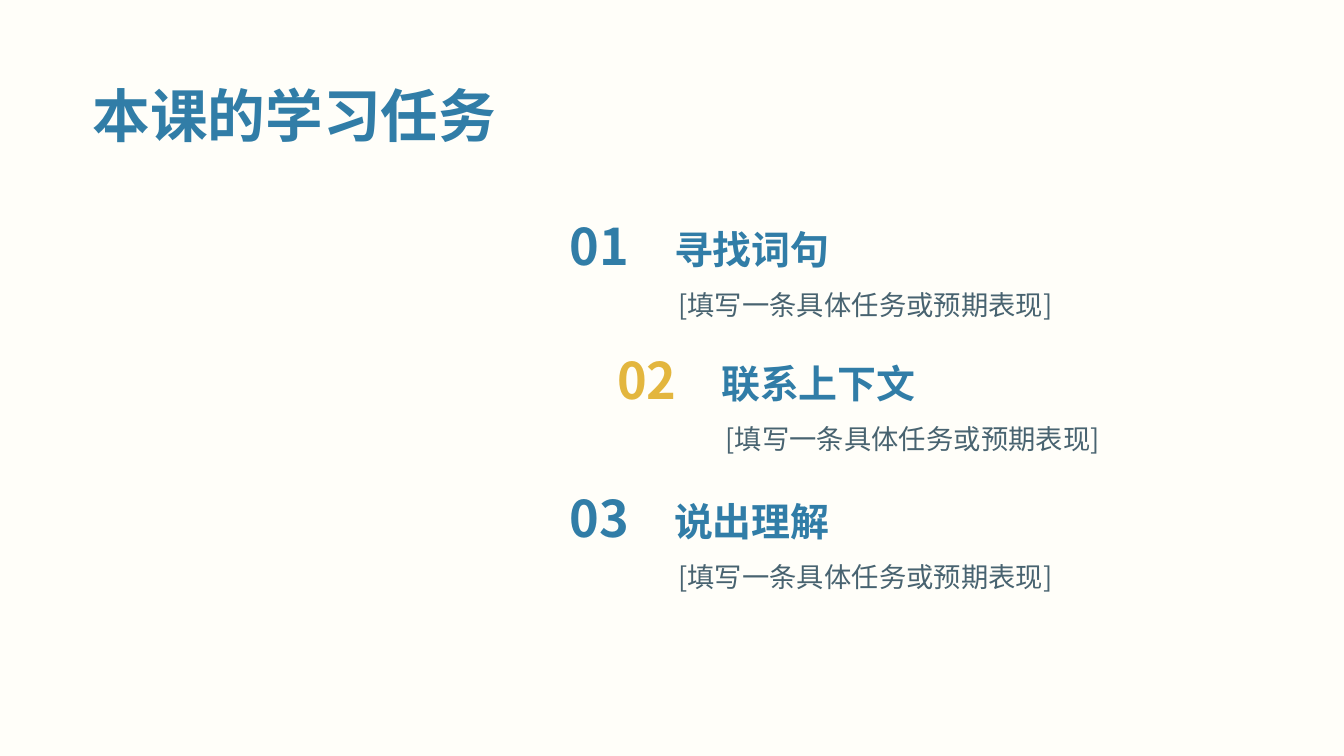
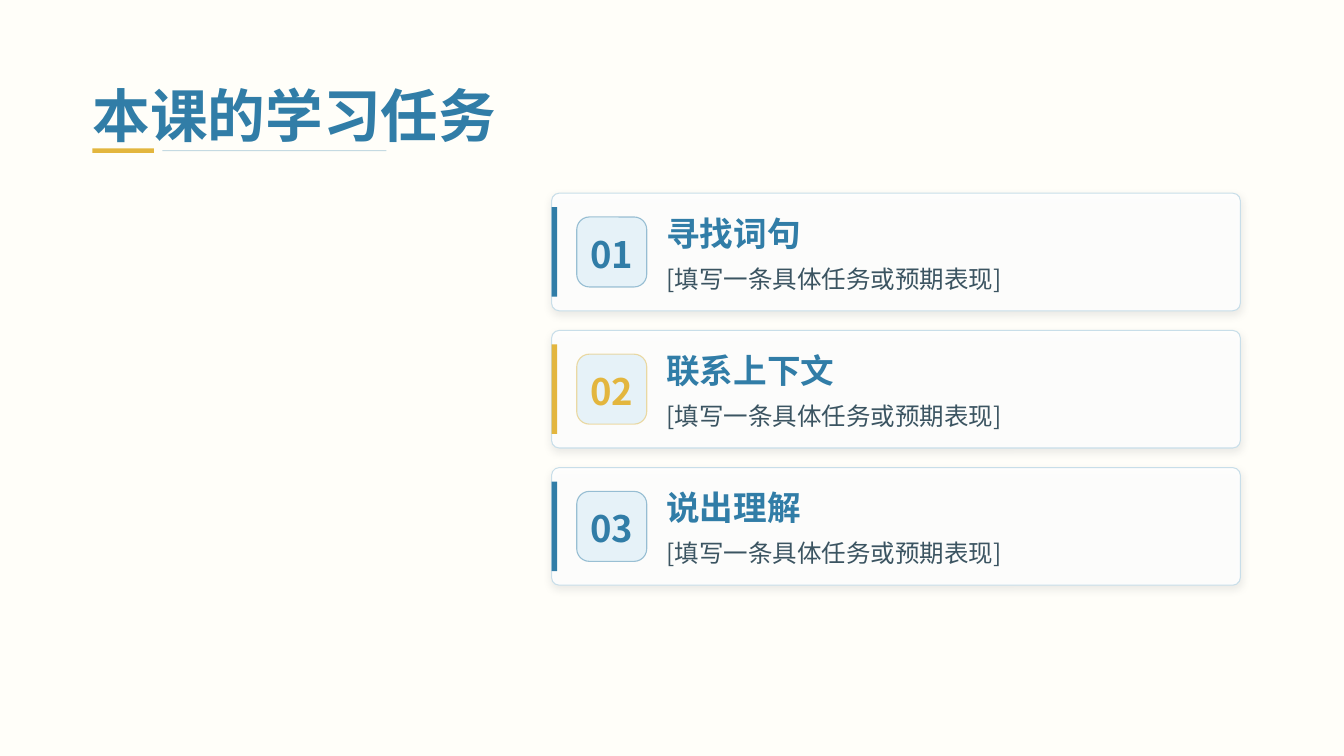
Before and after one commit to Daylily-Huang/Work-skills, a slide deck: slide 2 of skills/teacher-ppt/assets/templates/T20_湖蓝暖黄阅读.pptx. Drawn at 1344x756 pixels with LibreOffice and Linux fonts; fonts in the diff are those of the drawing; background and template pictures are left out. Boxes give left, top, right and bottom in pixels: in the first picture for what was removed or moved away, otherwise in the second. Text is boxed around its words. In the diff, an @@ line names an element or a change of style, - is before the commit and + after.

```diff
--- a/skills/teacher-ppt/assets/templates/T20_湖蓝暖黄阅读.pptx
+++ b/skills/teacher-ppt/assets/templates/T20_湖蓝暖黄阅读.pptx
@@ rectangle added at (93,148,154,152), fill #E3B63E @@
@@ rectangle added at (162,150,386,151), fill #317DA7 at 28% opacity @@
@@ rounded rectangle added at (552,194,1240,312), fill #FFFFFF at 88% opacity, outline #C8DEE9 0.75 pt @@
@@ rectangle added at (552,208,558,297), fill #317DA7 @@
@@ text "寻找词句": place and size @@
-text "寻找词句" at (674,231,829,268)
+text "寻找词句" at (666,217,800,249)
@@ text "01": place and size @@
-text "01" at (570,227,629,266)
+text "01" at (590,240,633,269)
@@ rounded rectangle added at (577,217,646,286), fill #E5F2F8 at 94% opacity, outline #317DA7 0.8 pt @@
@@ text "[填写一条具体任务或预期表现]": place and size @@
-text "[填写一条具体任务或预期表现]" at (678,292,1052,320)
+text "[填写一条具体任务或预期表现]" at (666,267,1001,292)
@@ rounded rectangle added at (552,331,1240,449), fill #FFFFFF at 88% opacity, outline #C8DEE9 0.75 pt @@
@@ rectangle added at (552,345,558,435), fill #E3B63E @@
@@ size 36 to 26 pt in 3 elements at (590,240,633,269), (590,514,633,543), (590,377,633,406) @@
@@ text "02": place and size @@
-text "02" at (617,361,676,400)
+text "02" at (590,377,633,406)
@@ rounded rectangle added at (577,354,646,423), fill #E5F2F8 at 94% opacity, outline #E3B63E 0.8 pt @@
@@ size 27.8 to 24 pt in 3 elements at (666,491,800,523), (666,217,800,249), (666,354,834,386) @@
@@ text "联系上下文": place and size @@
-text "联系上下文" at (721,364,915,402)
+text "联系上下文" at (666,354,834,386)
@@ size 19.5 to 17.5 pt, text colour #486370 to #3B5461 in 3 elements at (666,541,1001,566), (666,267,1001,292), (666,404,1001,429) @@
@@ text "[填写一条具体任务或预期表现]": place and size @@
-text "[填写一条具体任务或预期表现]" at (726,426,1100,454)
+text "[填写一条具体任务或预期表现]" at (666,404,1001,429)
@@ rounded rectangle added at (552,468,1240,586), fill #FFFFFF at 88% opacity, outline #C8DEE9 0.75 pt @@
@@ rectangle added at (552,482,558,572), fill #317DA7 @@
@@ text "03": place and size @@
-text "03" at (570,499,629,538)
+text "03" at (590,514,633,543)
@@ rounded rectangle added at (577,492,646,562), fill #E5F2F8 at 94% opacity, outline #317DA7 0.8 pt @@
@@ text "说出理解": place and size @@
-text "说出理解" at (674,503,829,540)
+text "说出理解" at (666,491,800,523)
@@ text "[填写一条具体任务或预期表现]": place and size @@
-text "[填写一条具体任务或预期表现]" at (678,564,1052,592)
+text "[填写一条具体任务或预期表现]" at (666,541,1001,566)
```
Also in this commit, not shown: 4 other slides changed, 23 other files.
